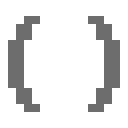
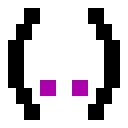
Layers edited between the first and the second 128×128 image:
added layer "Ebene 3" above "( )" over [40,80,88,96]
painted on "( )" over [24,8,104,120]
